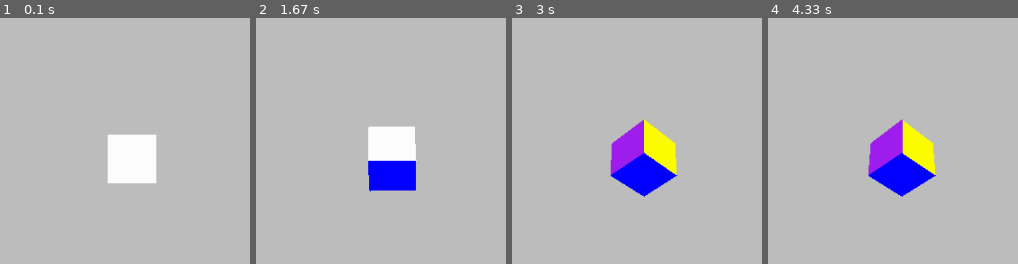
Above: before the commit, frames 1-4 (left to right).
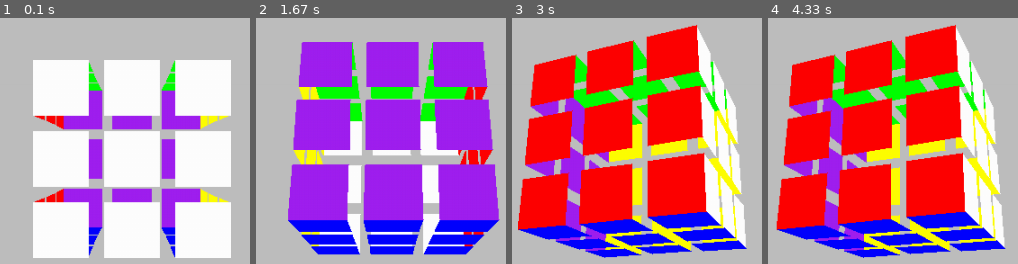
Above: after the commit, the same moments.

Repository: wordminer/rubix_3d_pygame
Game: pygame game, started from src/main.py
Same seed, same stepped clock (60 frames per second), same inputs: the game is played once before the commit and once after it.
Inputs (mouse positions are in pixels of both pictures, inside the frame that each line leads up to):
- Up to frame 1 (0.1 s): no input
- Up to frame 2 (1.67 s): press the mouse at (353, 182) at 0.37 s; move the mouse to (outside the picture) at 0.47 s; release the mouse at (outside the picture) at 0.6 s; hold D 0.67-1.13 s; move the mouse to (391, 195) at 0.7 s; hold D 1.17-1.63 s
- Up to frame 3 (3 s): hold A 1.67-2.2 s; press the mouse at (609, 182) at 2.27 s; move the mouse to (outside the picture) at 2.37 s; release the mouse at (outside the picture) at 2.5 s; hold A 2.57-2.97 s
- Up to frame 4 (4.33 s): hold D 3-3.63 s; hold A 3.67-4.13 s; hold D from 4.17 s (still down)

The runs differ from the first frame. In frame 1, 54% of the frame differs, in the area x 13-93%, y 17-98%; in frame 2, 61%; in frame 3, 65%, in the area x 2-94%, y 2-98%; in frame 4, 65%.

Commit message:
update rotate direction

Diff:
--- a/src/Rubix_ctr/Rubix.py
+++ b/src/Rubix_ctr/Rubix.py
@@ -1,4 +1,4 @@
-from argorithm.distance import distance_in_space
+from argorithm.distance import distance_of_point
 from argorithm.convert_point import convert_3D_point, convert_screen_point
 from argorithm.midle_line import Midle_3D_line
 from argorithm.handle_rotate import handle_axis
@@ -23,12 +23,12 @@
         self.Color_face = []
         self.Point_corner_pos = []
         self.Face_represent = [[] for k in range(6)]
-        print(self.Face_represent)
+        self.Face_represent_appear = []
 
         self.Axis_rotate_cube = handle_axis([0,0,0], [1,0,0], [0,1,0], [0,0,1])
         self.Axis_rotate_blocks = handle_axis([0,0,0], [1,0,0], [0,1,0], [0,0,1])
 
-    def create_face_represent(self):
+    def create_face_represent(self, Camera_pos : tuple[float, float, float]):
         self.Point_corner_pos = [
             [x_pos * ((self.block_side) * self.block_x /2  + self.block_distance * (self.block_x /2 - 1)  ),
              y_pos * ((self.block_side) * self.block_y /2  + self.block_distance * (self.block_y /2 - 1)  ),
@@ -93,21 +93,26 @@
             for k in range(len(Del_block)):
                 Del_block[k] -= 1
 
-        print(self.Face_represent)
+        # print(self.Face_represent)
 
     def set_distance_argument(self, Camera_pos : tuple[float, float, float]):
         self.Block_appear = []
         self.block_point_pos = []
         self.face_appear = []
-
+        self.Face_represent_appear = []
+        """
+            set distance for block appear
+        """
         self.Block_appear = [
-            [distance_in_space(Camera_pos, block_pos[0]), k]
+            [distance_of_point(Camera_pos, block_pos[0], True), k]
             for k, block_pos in enumerate(self.block)]
 
         self.Block_appear.sort(reverse=True)
-
+        """
+            set distance for each face in block
+        """
         for block_pos in self.block:
-            Point_coordinate =  [[distance_in_space(point_coord, Camera_pos), k] for k,point_coord in enumerate(block_pos[1])]
+            Point_coordinate =  [[distance_of_point(point_coord, Camera_pos, True), k] for k,point_coord in enumerate(block_pos[1])]
             Point_coordinate.sort(reverse=True)
             self.block_point_pos.append(Point_coordinate)
 
@@ -115,10 +120,22 @@
             Face_dis = []
             for k,face_stt in enumerate(const.FACE_POS):
                 Mid_pos = Midle_3D_line(block_pos[1][face_stt[1]], block_pos[1][face_stt[3]])
-                Face_dis.append([distance_in_space(Camera_pos, Mid_pos),k])
+                Face_dis.append([distance_of_point(Camera_pos, Mid_pos, True),k])
 
             Face_dis.sort(reverse=True)
             self.face_appear.append(Face_dis.copy())
+        """
+            set distance for 4 corner of cube
+        """
+        for key, face_stt in enumerate(const.FACE_POS):
+            Midpoint = Midle_3D_line(self.Point_corner_pos[face_stt[0]], self.Point_corner_pos[face_stt[2]])
+            #print(self.Point_corner_pos)
+            self.Face_represent_appear.append([distance_of_point(Midpoint, Camera_pos, True), key])
+
+        self.Face_represent_appear.sort()
+        # print(self.Face_represent_appear)
+        # print("//////////////////////")
+
 
         # print(self.face_appear)
 
--- a/src/Rubix_ctr/rotation_ctr.py
+++ b/src/Rubix_ctr/rotation_ctr.py
@@ -25,6 +25,12 @@
                                                     Cube.Axis_rotate_cube.Axis[k_rotate],
                                                     block[0],
                                                     Rotation_angel[k_rotate])
+
+        for corner_key, corner_pos in enumerate(Cube.Point_corner_pos):
+            Cube.Point_corner_pos[corner_key] = rotate_point([0,0,0],
+                                                            Cube.Axis_rotate_cube.Axis[k_rotate],
+                                                            corner_pos,
+                                                            Rotation_angel[k_rotate])
 
         Cube.Axis_rotate_blocks.rotate_axis(Rotation_angel[k_rotate], k_rotate)
 
--- a/src/Rubix_ctr/touching_check.py
+++ b/src/Rubix_ctr/touching_check.py
@@ -1,9 +1,50 @@
 from Rubix_ctr.Rubix import Rubix_cube
 from argorithm.touch_polygon import point_in_polygon
 from argorithm.midle_line import Midle_2D_line
+from argorithm.vector_argorithm import find_vec_angle
 
 import const
 import argorithm.convert_point as convert
 
-def check_touch_rubix(Cube : Rubix_cube, mouse_pos : tuple[float, float]):
-    pass
+def check_touch_rubix(Cube : Rubix_cube, mouse_pos : tuple[float, float], Win_width, Win_hight, Camera_pos : tuple[float, float, float], Scale : tuple[int, int]):
+    """
+        checking touch with 6 face of cube using face present first
+    """
+    for face_present_key in range(3):
+        Face_keys = const.FACE_POS[Cube.Face_represent_appear[face_present_key][1]]
+        Face_screen_coord = [
+            convert.convert_screen_point(const.WIN_WIDTH, const.WIN_HIGHT,
+                                         convert.convert_3D_point(Cube.Point_corner_pos[k],
+                                                                  const.CAMERA_COORD),
+                                         Scale[0], Scale[1])
+            for k in Face_keys]
+        touching = point_in_polygon(mouse_pos, Face_screen_coord, Midle_2D_line(Face_screen_coord[0], Face_screen_coord[2]))
+        if touching :
+            print(const.FACE_DIRECTION_AXIS[Cube.Face_represent_appear[face_present_key][1]])
+            return
+
+    return False
+
+def Finding_rotate_direction(vector_touch_key : int, Cube : Rubix_cube, mouse_change_vector : tuple[float,float], Camera_pos : tuple[float, float, float]):
+    """
+        vector_touch_key is the key of vector rotate that have been touch and not in the rotate vector list
+        so we are just check for other 2 vector, which vector is nearess with the vector of mouse, and vector rotate is the other one :))))))))
+        and also, we will check for the rotate direction using other
+    """
+    max_angle = 0
+    vector_choose = 0
+    for axis_key in range(3):
+        if axis_key != vector_touch_key:
+            vector_check = take_convert_vector(Cube, axis_key, Camera_pos)
+            angle_vec = find_vec_angle(vector_check, mouse_change_vector)
+            if angle_vec[0] >= max_angle :
+                max_angle = angle_vec[0]
+                vector_choose = (axis_key, vector_check)
+
+
+
+def take_convert_vector(Cube : Rubix_cube, Vector_key : int, Camera_pos : tuple[float, float, float]):
+    Axis_Cube = Cube.Axis_rotate_blocks.Axis[Vector_key]
+    Converted_vector = convert.convert_3D_point(Axis_Cube, Camera_pos)
+
+    return Converted_vector
--- a/src/Window/ctr_mouse.py
+++ b/src/Window/ctr_mouse.py
@@ -12,17 +12,27 @@
     Angle_rotated = 0
     Rotate_axis_key = 0
 
-    def checking_mouse(self, Cube : Rubix_cube, Scale : tuple[int, int]):
+    def checking_mouse(self, Cube : Rubix_cube, Scale : tuple[int, int], Win_width, Win_hight, Camera_pos):
         mouse_click = mouse.get_pressed(3)
         if mouse_click[0]:
-            if check_touch_rubix(Cube, mouse_click):
-                self.Is_move_block = True
-                self.Is_find_rotate_vector = True
-            else:
+            touching = None
+            if self.Is_move_block == False and self.Is_move_cube == False:
+                touching = check_touch_rubix(Cube, mouse.get_pos(), Win_width, Win_hight, Camera_pos, Scale)
+
+            if touching == False :
                 self.Is_move_cube = True
                 self.mouse_pressed = mouse.get_pos()
+
+            # if check_touch_rubix(Cube, mouse_click):
+            #     self.Is_move_block = True
+            #     self.Is_find_rotate_vector = True
+            # else:
+            #     self.Is_move_cube = True
+            #     self.mouse_pressed = mouse.get_pos()
         else:
             self.Is_move_cube = False
+            self.Is_move_block = False
+            self.Angle_rotated = 0
 
     def Move_cube(self):
         if self.Is_move_cube:
--- a/src/argorithm/distance.py
+++ b/src/argorithm/distance.py
@@ -1,8 +1,13 @@
 from math import sqrt
 
-def distance_in_space(point_1 : tuple[float, float, float], point_2 : tuple[float, float, float]):
-    dis = sqrt(
-        (point_1[0] - point_2[0])**2 +
-        (point_1[1] - point_2[1])**2 +
-        (point_1[2] - point_2[2])**2)
+def distance_of_point(point_1 : tuple[float, float, float], point_2 : tuple[float, float, float], Is_in_space : bool):
+    """
+        the point_1,2 should have 3 element in there, event it in 2D, the 3 element should be any number
+        it will only caculate first 2 number which is x and y coordinated.
+    """
+
+    sum_of_square = (point_1[0] - point_2[0])**2 + (point_1[1] - point_2[1])**2
+    if Is_in_space: sum_of_square += (point_1[2] - point_2[2])**2
+
+    dis = sqrt(sum_of_square)
     return dis
--- /dev/null
+++ b/src/argorithm/vector_argorithm.py
@@ -0,0 +1,31 @@
+from argorithm.distance import distance_of_point
+from math import acos,pi
+
+def find_vec_angle(vec_1 : tuple[float,float], vec_2 : tuple[float,float]):
+    scalar_product = vec_1[0]*vec_2[0] + vec_1[1]*vec_2[1]
+    leght_vec_1 = distance_of_point([0,0,0], vec_1, False)
+    leght_vec_2 = distance_of_point([0,0,0], vec_2, False)
+
+    angle_radian = acos(scalar_product/(leght_vec_1*leght_vec_2))
+
+    angle_vec = angle_radian * 180 / pi
+    if angle_vec > 90:
+        return 180 - angle_vec, -1
+    return angle_vec, 1
+
+def Is_in_good_coord(coordinate : tuple[float, float]):
+    if (abs(coordinate[1]) >= 0 and abs(coordinate[0]) >= 0):
+        return True
+
+def perpendicular_vector_direc(Vector_origin : tuple[float,float]):
+    """
+        this is for rotate the origin vector -pi/2 radian degree
+    """
+    Vector_perpendicular = [Vector_origin[1], Vector_origin[0]]
+    change_key = 0
+
+    if Is_in_good_coord(Vector_perpendicular):
+        change_key = 1
+
+    Vector_perpendicular[change_key] *= -1
+    return Vector_perpendicular
--- a/src/const.py
+++ b/src/const.py
@@ -2,6 +2,7 @@
 WIN_HIGHT = 600
 
 CAMERA_COORD = (0,0,100)
+WIN_SCALE = [50,50]
 
 FACE_POS = (
     (0,1,3,2),
@@ -15,7 +16,7 @@
 FACE_DIRECTION_AXIS = [3,0,1,4,2,5]
 
 FACE_COLOR = [
-    ["RED", "YELLOW"],
+    ["YELLOW", "RED"],
     ["BLUE", "GREEN"],
     ["WHITE", "PURPLE"]
 ]
--- a/src/main.py
+++ b/src/main.py
@@ -3,16 +3,17 @@
 
 from Rubix_ctr import Rubix
 from Rubix_ctr import rotation_ctr
+from Rubix_ctr import touching_check
 
 import const
 
 game_dis = WINDOW(const.WIN_WIDTH, const.WIN_HIGHT)
-Cube = Rubix.Rubix_cube(1,1,1,1,0)
+Cube = Rubix.Rubix_cube(3,3,3,1,0.3)
 Mouse = Handle_mouse()
 
 Cube.create_cube()
-Cube.create_face_represent()
-Cube.set_color("#606060")
+Cube.create_face_represent(const.CAMERA_COORD)
+Cube.set_color(None)
 
 x = 0
 
@@ -31,13 +32,14 @@
     event = game_dis.control_event()
 
     mouse_pos_change = Mouse.Move_cube()
-    Mouse.checking_mouse(Cube, [1,1])
+    Mouse.checking_mouse(Cube, const.WIN_SCALE, const.WIN_WIDTH, const.WIN_HIGHT, const.CAMERA_COORD)
 
 
     Cube.set_distance_argument(const.CAMERA_COORD)
     rotation_ctr.Rotate_Cube(Cube, (-mouse_pos_change[1], mouse_pos_change[0], 0))
     #rotation_ctr.Rotate_blocks(Cube, 0, 0.1, list_r)
     #print(Cube.Color_face)
+    #touching_check.check_touch_rubix(Cube, (500,300), const.WIN_WIDTH, const.WIN_HIGHT, const.CAMERA_COORD, const.WIN_SCALE)
 
     const.CAMERA_COORD = (x,0,10)
     if event == False:
@@ -49,7 +51,7 @@
 
     game_dis.window.fill("GRAY")
 
-    Cube.show_rubix_face(game_dis, const.CAMERA_COORD, [50,50], ["RED", 5])
+    Cube.show_rubix_face(game_dis, const.CAMERA_COORD, const.WIN_SCALE, ["RED", 5])
 
     #Cube.show_rubix_point(game_dis, const.CAMERA_COORD, [50,50], ["RED", 5])
 
--- /dev/null
+++ b/src/test.py
@@ -0,0 +1,3 @@
+from argorithm.vector_argorithm import *
+
+print(perpendicular_vector_direc([5,3]))
